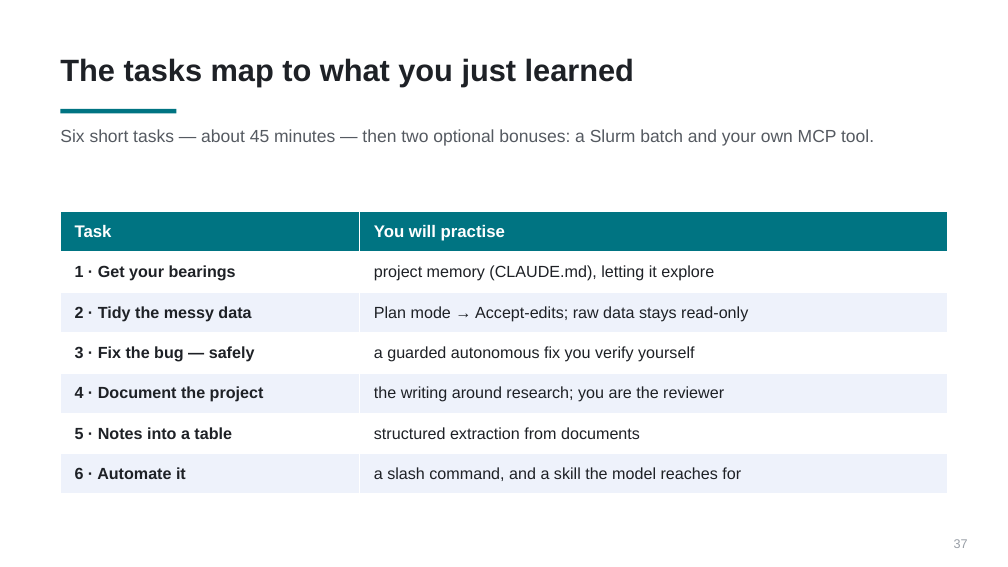
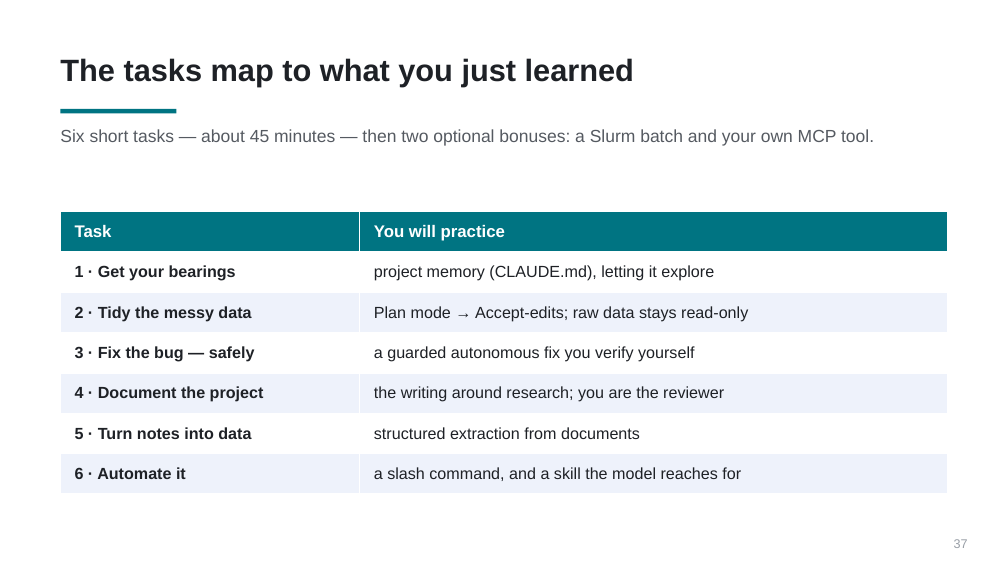
Before and after one commit to PursuitOfDataScience/uchicago-workshops, a slide deck: slide 37 of claude-code-tutorial/claude-code-tutorial.pptx. Drawn at 1008x567 pixels with LibreOffice and Linux fonts; fonts in the diff are those of the drawing. Boxes give left, top, right and bottom in pixels: in the first picture for what was removed or moved away, otherwise in the second. Text is boxed around its words. In the diff, an @@ line names an element or a change of style, - is before the commit and + after.

```diff
--- a/claude-code-tutorial/claude-code-tutorial.pptx
+++ b/claude-code-tutorial/claude-code-tutorial.pptx
@@ table at box(60, 212, 948, 494) @@
-row 1, column 2: You will practise
+row 1, column 2: You will practice
-row 6, column 1: 5 · Notes into a table
+row 6, column 1: 5 · Turn notes into data
```
Also in this commit, not shown: 17 other slides changed, 21 other files.
